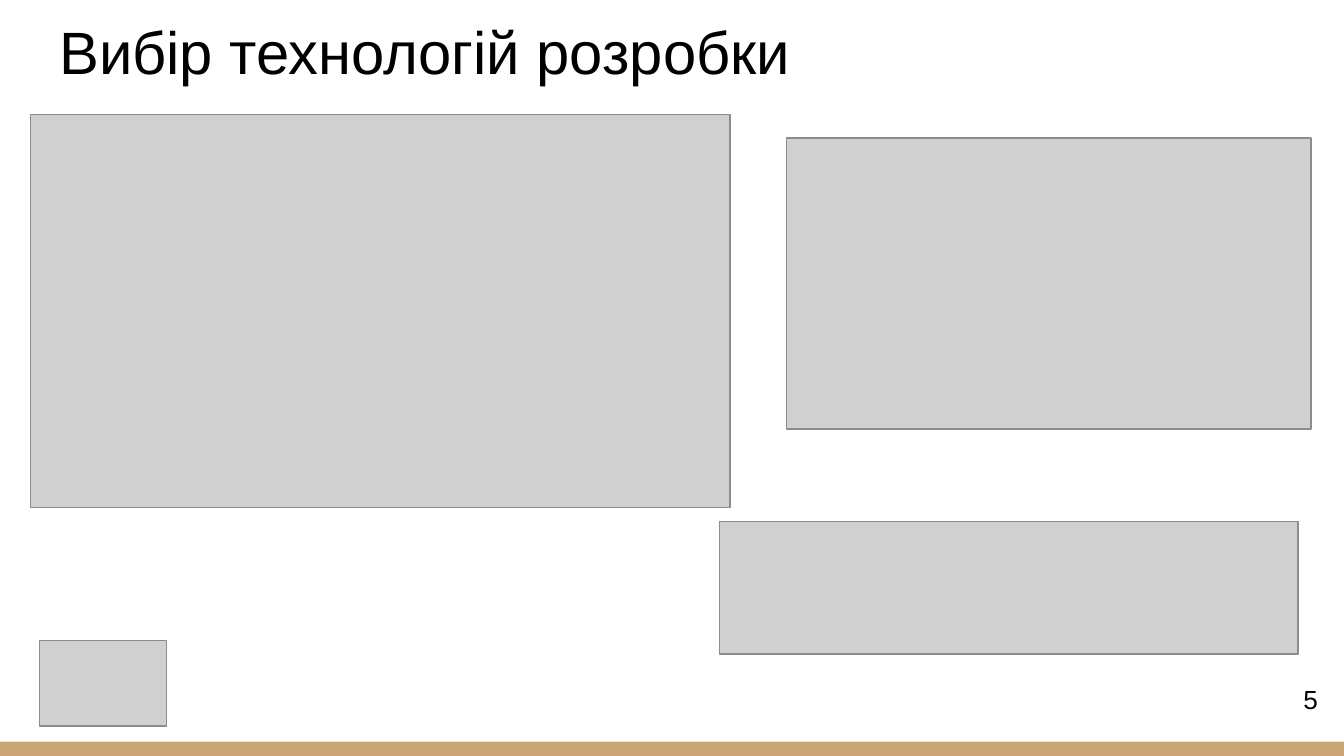
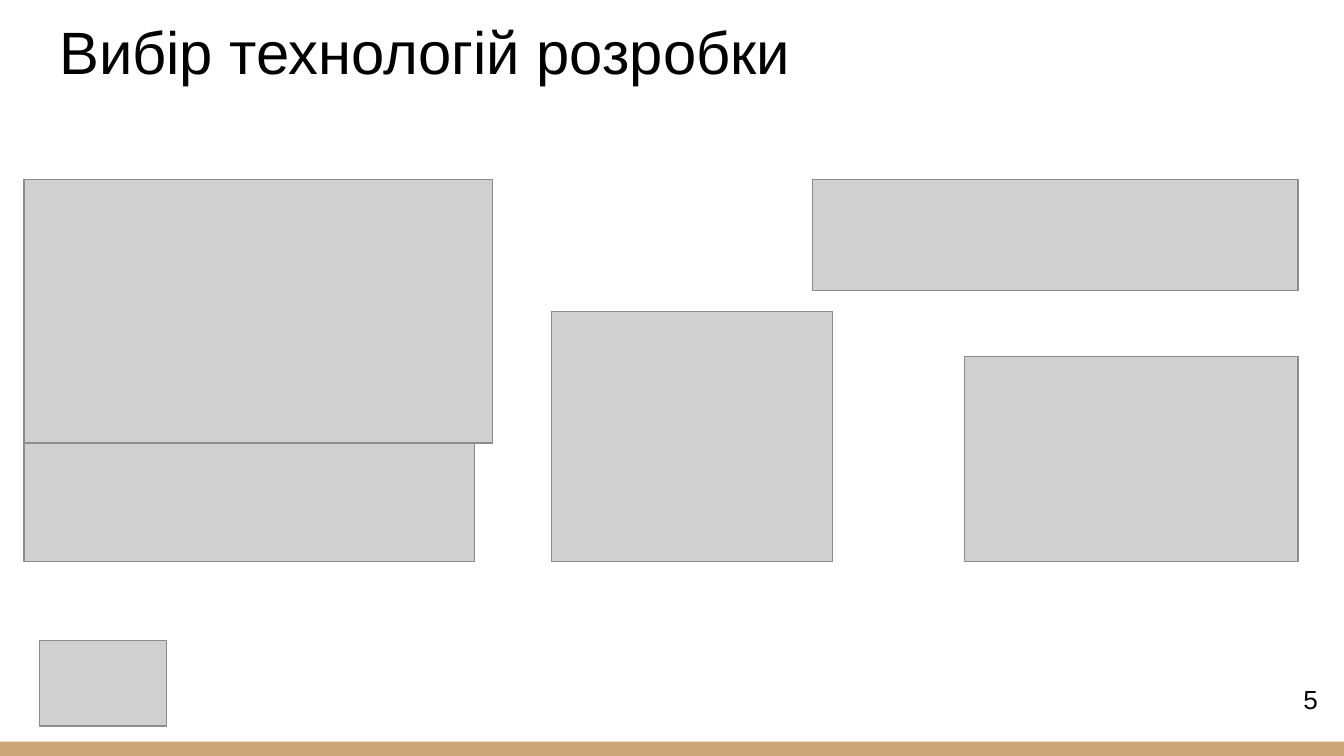
Before and after one commit to NurePakharenkoSerhii/2025_B_PI_PZPI-21-1_Pakharenko_S_O, a slide deck: slide 5 of 2025_Б_ПЗПІ-21-1_Пахаренко_С_О.pptx. Drawn at 1344x756 pixels with LibreOffice and Linux fonts; fonts in the diff are those of the drawing; grey boxes stand for pictures. Boxes give left, top, right and bottom in pixels: in the first picture for what was removed or moved away, otherwise in the second. Text is boxed around its words. In the diff, an @@ line names an element or a change of style, - is before the commit and + after.

```diff
--- a/2025_Б_ПЗПІ-21-1_Пахаренко_С_О.pptx
+++ b/2025_Б_ПЗПІ-21-1_Пахаренко_С_О.pptx
@@ picture: place and size @@
-picture at [31,114,730,508]
+picture at [24,180,493,444]
@@ picture: place and size @@
-picture at [720,521,1298,655]
+picture at [812,180,1297,292]
@@ picture: place and size @@
-picture at [786,138,1310,430]
+picture at [24,312,476,562]
@@ picture added at [551,312,832,562] @@
@@ picture added at [964,356,1297,560] @@
```
Also in this commit, not shown: 8 other slides changed, 2 slides added, 1 slide removed.
